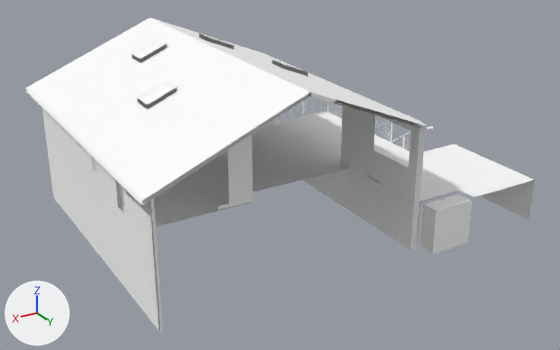
An edit to the glTF model tour/bim2/scene.opt-OS-REMODEL-open4k.glb, drawn before and after from the same camera.
The view is the same before and after, from a camera (50 mm lens) standing at (52.3, 47.9, 33.1) and looking at (12.4, -18.6, -0.1). Every picture has the same lights, and +X, +Y and +Z are marked at lower left. The first picture is the older version. Vertices at exactly the same position are counted once.

The older version as bpy lines, for what is in view:
```python
ob_floors_l1_oak_red_lauzon_vela = bpy.data.objects.new('floors|L1|oak-red-lauzon-vela', me_floors_l1_oak_red_lauzon_vela)
ob_floors_l1_oak_red_lauzon_vela.location = (0.0, 0.0, 0.0)
ob_glass___skylight_glass = bpy.data.objects.new('glass|-|skylight-glass', me_glass___skylight_glass)
ob_glass___skylight_glass.location = (0.0, 0.0, 0.0)
ob_roofs_l1_comp_shingle_arch = bpy.data.objects.new('roofs|L1|comp-shingle-arch', me_roofs_l1_comp_shingle_arch)
ob_roofs_l1_comp_shingle_arch.location = (0.0, 0.0, 0.0)
ob_roofs_l1_skylight_frame = bpy.data.objects.new('roofs|L1|skylight-frame', me_roofs_l1_skylight_frame)
ob_roofs_l1_skylight_frame.location = (0.0, 0.0, 0.0)
ob_walls_l1_paint_int_flat_paint_bm_1472_silver_chain = bpy.data.objects.new('walls|L1|paint-int-flat#PAINT-BM-1472-SILVER-CHAIN', me_walls_l1_paint_int_flat_paint_bm_1472_silver_chain)
ob_walls_l1_paint_int_flat_paint_bm_1472_silver_chain.location = (0.0, 0.0, 0.0)
# me_floors_l1_oak_red_lauzon_vela
# before: 1 (4.8, -18.0, 0.0) at pixel (340, 162), 3 (18.3, -16.1, 0.0), 4 (4.8, -16.1, 0.0) at pixel (350, 167), 5 (32.1, -13.9, 0.0), 6 (18.3, -13.9, 0.0) at pixel (252, 201)
# before: 12 (4.8, -18.0, -0.1) at pixel (340, 162), 13 (4.8, -16.1, -0.1) at pixel (350, 168), 14 (18.3, -16.1, -0.1), 15 (18.3, -13.9, -0.1) at pixel (252, 202), 16 (32.1, -13.9, -0.1)
# also in view: 'ceilings|L1|gwb-l5#paint-ceiling-flat' at (18.4, -25.3, 10.8); 'site|L1|deck-skirt' at (-2.8, -18.2, -2.4); 'site|L1|deck-composite-grey' at (-2.8, -18.2, -0.4); 'walls|L1|hardie-lap#paint-ext-body' at (18.4, -20.9, 1.4); 'roofs|L1|soffit' at (18.4, -20.9, 10.6)
```
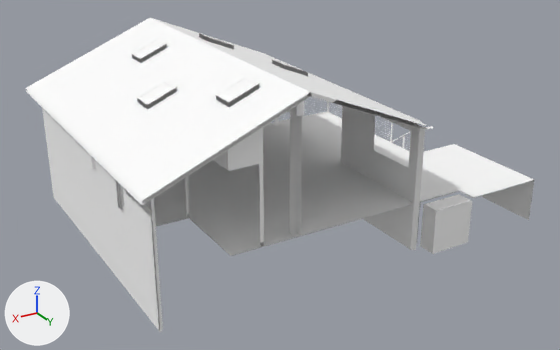
Changed parts and their boxes [x1, y1, x2, y2] in the pictures (560 x 350 px; the box of a moved part takes in the faces that stretch with it):
'floors|L1|oak-red-lauzon-vela', reshaped
    before: [122, 123, 350, 226]
    after: [122, 123, 414, 256]
'walls|L1|paint-int-flat#PAINT-BM-1472-SILVER-CHAIN', reshaped (17% taller)
    before: [116, 104, 420, 224]
    after: [116, 106, 420, 247]
'walls|L1|fir-beam', added
    after: [289, 113, 302, 236]
part 1 of me_floors_l1_oak_red_lauzon_vela, moved or reshaped
    before: [156, 162, 350, 226]
    after: [189, 162, 414, 256]
part 2 of me_roofs_l1_comp_shingle_arch, moved or reshaped
    both: [142, 18, 336, 201]
part 3 of me_roofs_l1_skylight_frame, added
    after: [217, 77, 259, 107]
part 4 of me_walls_l1_paint_int_flat_paint_bm_1472_silver_chain, added
    after: [185, 128, 264, 247]
part 5 of me_walls_l1_paint_int_flat_paint_bm_1472_silver_chain, deleted
    before: [228, 135, 253, 207]

Patch to the scene script:
```diff
--- a/tour/bim2/scene.opt-OS-REMODEL-open4k.glb.py
+++ b/tour/bim2/scene.opt-OS-REMODEL-open4k.glb.py
@@ me_floors_l1_oak_red_lauzon_vela @@
 # verts and faces of me_floors_l1_oak_red_lauzon_vela; kept vertices keep their numbers, new ones are numbered from 20
-me_floors_l1_oak_red_lauzon_vela.from_pydata(...)  # 20 vertices, 16 faces; spans x 4.4..32.1, y -36.6..-13.9, z -0.1..0.0
+me_floors_l1_oak_red_lauzon_vela.from_pydata(...)  # 20 vertices, 16 faces; spans x 4.4..32.1, y -36.6..-5.3, z -0.1..0.0
+# me_floors_l1_oak_red_lauzon_vela part 1
+delete_vertices([4, 6, 13, 15])  # with the faces that use them
+verts[3] = (25.4, -13.9, 0.0)  # moved, pixel (188, 217)
+verts[14] = (25.4, -13.9, -0.1)  # moved, pixel (188, 218)
+verts[20] = (25.4, -5.3, 0.0)  # pixel (230, 255)
+verts[21] = (4.8, -5.3, 0.0)  # pixel (414, 203)
+verts[22] = (4.8, -5.3, -0.1)  # pixel (413, 204)
+verts[23] = (25.4, -5.3, -0.1)  # pixel (230, 256)
+faces += [(3, 20, 21), (1, 3, 21), (14, 22, 23), (12, 22, 14)]
 me_floors_l1_oak_red_lauzon_vela.materials.append(mat_oak_red_lauzon_vela)
@@ me_roofs_l1_comp_shingle_arch @@
-me_roofs_l1_comp_shingle_arch.from_pydata(...)  # 89 vertices, 89 faces; spans x 3.2..33.7, y -38.2..-3.6, z 7.9..14.1
+me_roofs_l1_comp_shingle_arch.from_pydata(...)  # 95 vertices, 97 faces; spans x 3.2..33.7, y -38.2..-3.6, z 7.9..14.1
+# me_roofs_l1_comp_shingle_arch part 2
+# 21 faces are deleted
+# 6 vertices are added at (21.9, -11.4, 12.7), (23.3, -8.9, 12.1), (20.8, -8.9, 13.2), (23.3, -11.4, 12.1), (20.3, -8.9, 13.4), (20.3, -11.4, 13.4)
+# 29 new faces join them
 me_roofs_l1_comp_shingle_arch.materials.append(mat_comp_shingle_arch)
@@ me_roofs_l1_skylight_frame @@
-me_roofs_l1_skylight_frame.from_pydata(...)  # 48 vertices, 64 faces; spans x 7.4..27.6, y -30.0..-17.0, z 9.6..13.6
+me_roofs_l1_skylight_frame.from_pydata(...)  # 60 vertices, 80 faces; spans x 7.4..27.6, y -30.0..-8.9, z 9.6..13.8
+# me_roofs_l1_skylight_frame part 3: the loose piece of 12 vertices spanning x 24.6..27.6, y -19.5..-17.0, z 10.4..12.1 is copied, and the copy is moved by (-4.3, 8.1, 1.8); it spans x 20.3..23.3, y -11.4..-8.9, z 12.1..13.8
 me_roofs_l1_skylight_frame.materials.append(mat_skylight_frame)
@@ me_walls_l1_paint_int_flat_paint_bm_1472_silver_chain @@
-me_walls_l1_paint_int_flat_paint_bm_1472_silver_chain.from_pydata(...)  # 217 vertices, 209 faces; spans x 4.8..32.1, y -36.6..-5.2, z -5.2..13.6
+me_walls_l1_paint_int_flat_paint_bm_1472_silver_chain.from_pydata(...)  # 226 vertices, 217 faces; spans x 4.8..32.1, y -36.6..-5.2, z -5.2..13.6
+# me_walls_l1_paint_int_flat_paint_bm_1472_silver_chain part 4: a new loose piece of 14 vertices spanning x 22.0..25.6, y -13.9..-5.3, z 0.0..12.1, in mat_paint_int_flat_paint_bm_1472_silver_chain_001 (white #ffffff)
+# me_walls_l1_paint_int_flat_paint_bm_1472_silver_chain part 5: the loose piece of 5 vertices spanning x 18.3..21.0, y -13.9, z 0.0..13.6 is deleted
+# other edits to the shape of me_walls_l1_paint_int_flat_paint_bm_1472_silver_chain do not show in these pictures
 me_walls_l1_paint_int_flat_paint_bm_1472_silver_chain.materials.append(mat_paint_int_flat_paint_bm_1472_silver_chain_001)
@@ me_walls_l1_fir_beam @@
+me_walls_l1_fir_beam.from_pydata([(18.16, -6.32, 0.0), (18.73, -6.32, 0.0), (18.73, -6.32, 11.59), (18.16, -6.32, 11.59), (18.16, -5.28, 0.0), (18.16, -5.28, 11.59), (18.73, -5.28, 0.0), (18.73, -5.28, 11.59)], [], [(0, 1, 2), (0, 2, 3), (4, 0, 3), (4, 3, 5), (6, 2, 1), (6, 7, 2)])
+me_walls_l1_fir_beam.materials.append(mat_fir_beam_001)  # white #ffffff
@@ ob_walls_l1_fir_beam @@
+ob_walls_l1_fir_beam = bpy.data.objects.new('walls|L1|fir-beam', me_walls_l1_fir_beam)
+ob_walls_l1_fir_beam.location = (0.0, 0.0, 0.0)
```
